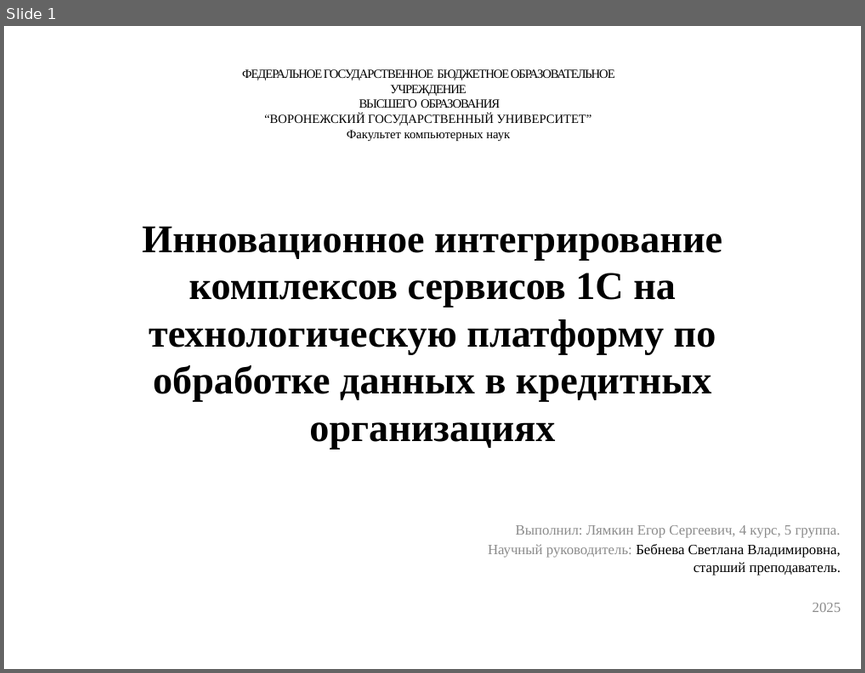
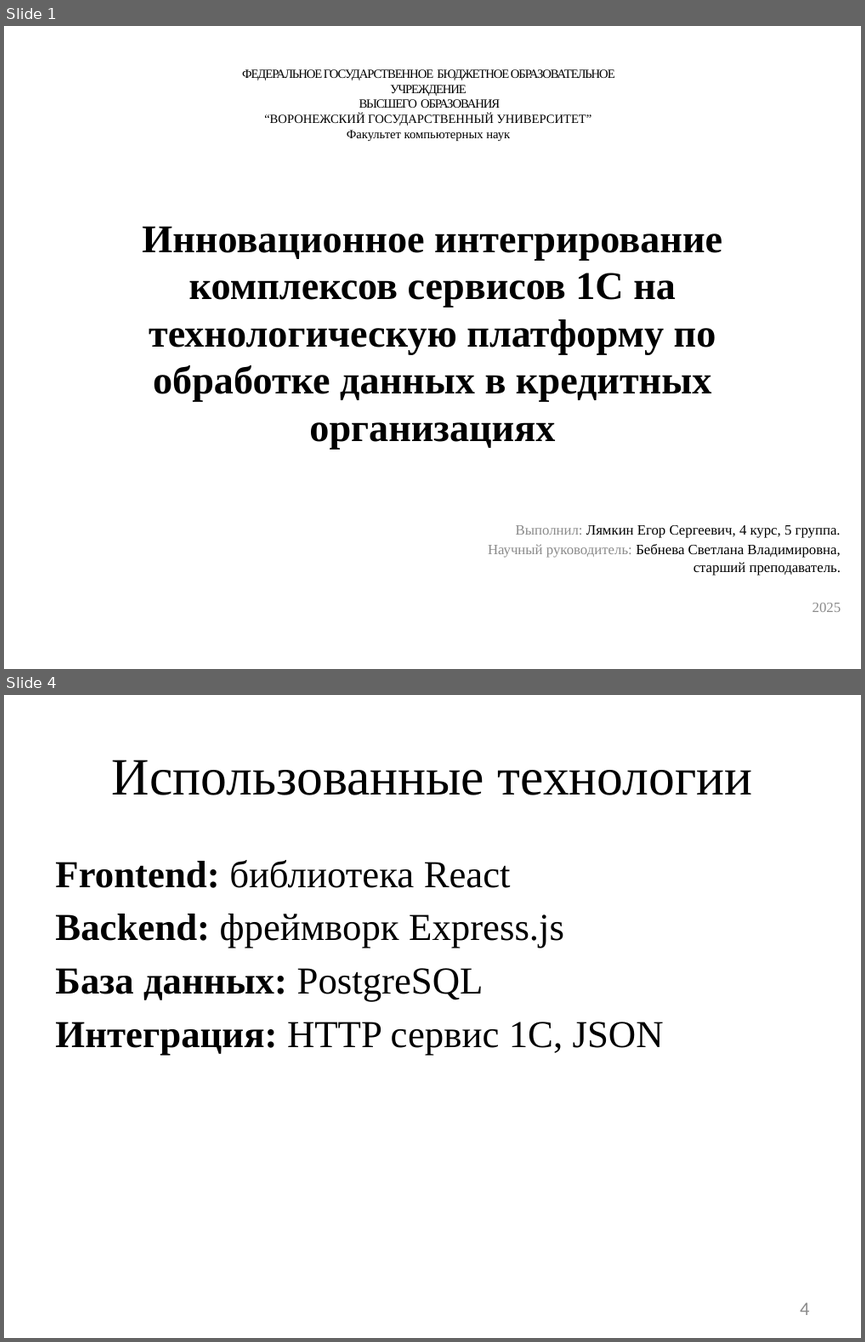
Before and after one commit to 4Bul04kka/diploma, a slide deck: дипломная работа/Лямкин презентация.pptx. Shown one above the other, each under a label of ours: slide 1 before the commit, slides 1 and 4 after it; the slides between them are not shown. The pictures are 865x673 and 865x1342 pixels, drawn with LibreOffice and Linux fonts; fonts in the diff are those of the drawing. Boxes give left, top, right and bottom in pixels: in the first picture for what was removed or moved away, otherwise in the second. Text is boxed around its words. In the diff, an @@ line names an element or a change of style, - is before the commit and + after.

```diff
--- a/дипломная работа/Лямкин презентация.pptx
+++ b/дипломная работа/Лямкин презентация.pptx
@@ slide 4 added at (x1=4, y1=695, x2=861, y2=1338), background #FFFFFF @@
@@ title added at (x1=112, y1=760, x2=753, y2=795), 44 pt, text #000000 @@
+Использованные технологии
@@ text added at (x1=55, y1=860, x2=664, y2=1055), 32 pt, text #000000 @@
+Frontend: библиотека React
+Backend: фреймворк Express.js
+База данных: PostgreSQL
+Интеграция: HTTP сервис 1С, JSON
@@ page number added at (x1=800, y1=1302, x2=809, y2=1315), 16 pt, text #8C8C8C @@
+4
@@ slide 1 changed as well @@
@@ subtitle at (x1=516, y1=525, x2=840, y2=538): text colour #8C8C8C to #000000 in "Лямкин Егор Сергеевич, 4 курс, 5 группа." @@
```
Also in this commit, not shown: 7 other slides added, 7 slides removed, 19 other files.
